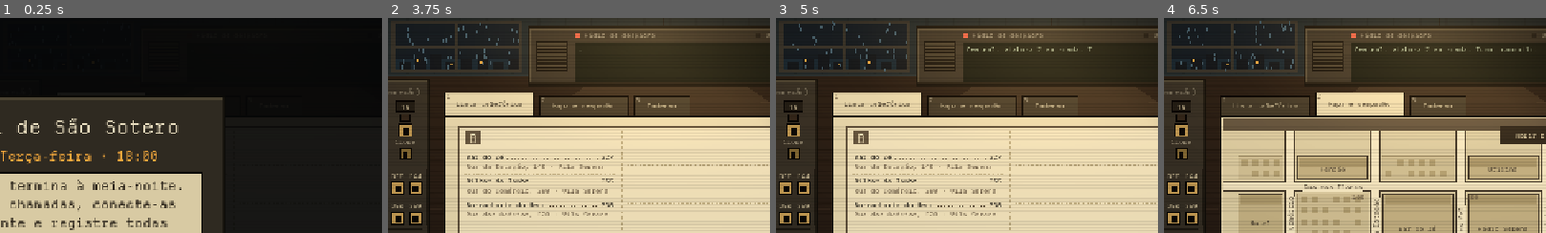
Above: before the commit, frames 1-4 (left to right).
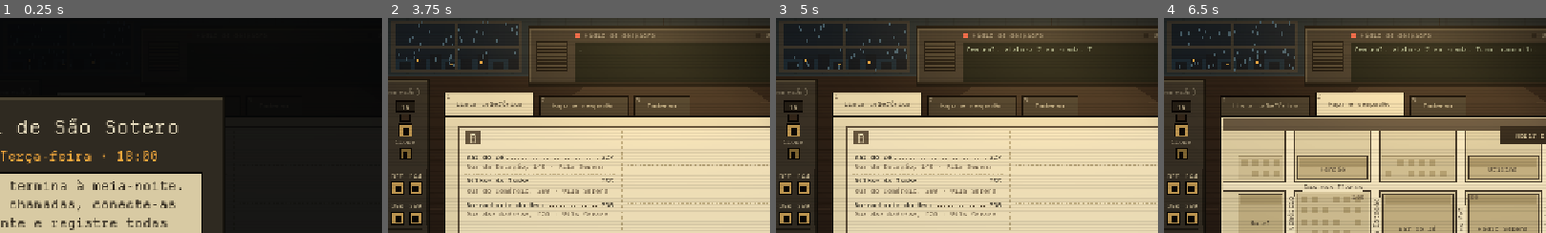
Above: after the commit, the same moments.

Repository: MendelDdS/Project-Switchboard
Game: Godot game, scene res://scenes/main.tscn
Two runs of this game, one before a commit and one after it. Both use one fixed random seed, a clock stepped at 60 frames per second and the inputs below.
Inputs (mouse positions are % of the whole screen's width and height, from its top left):
- Up to frame 1 (0.25 s): no input
- Up to frame 2 (3.75 s): click "Lista telefônica" at 0.5 s; click "Mapa e despacho" at 1.25 s; click "Virar ▶" at 2 s; click "Caderno" at 2.75 s; click "Começar turno" at 3.5 s
- Up to frame 3 (5 s): tap Enter at 4.25 s; drag from (25, 37) to (60, 28) at 4.27 s
- Up to frame 4 (6.5 s): drag from (74, 58) to (45, 70) at 5.02 s; move the mouse to (60, 28) at 5.77 s; hold X (hang_up) from 5.78 s (still down); tap 2 (tab_dispatch) at 5.85 s
The pictures show only the part of the screen within x 42-92%, y 0-50%; the shares and areas given below are measured in that part.

The runs differ from the first frame. In frame 2, 0.4% of the frame differs, in the area x 2-35%, y 1-24%; in frame 3, 0.3%; in frame 4, 0.5%, in the area x 4-35%, y 1-25%.

Commit message:
fix(#0000): improve printer sound

Diff:
--- a/scripts/sfx.gd
+++ b/scripts/sfx.gd
@@ -54,6 +54,9 @@
 ## Cada linha tem a campainha num tom levemente diferente (é o mesmo equipamento: só uma nuance), 01 a mais grave,
 ## 10 a mais aguda; passo relativo entre linhas vizinhas (0,006 = ±2,7% nas pontas, cerca de meio semitom).
 const BELL_STEP := 0.006
+## Impressora do cartão: colunas de agulhas por segundo (o "zzrt" com tom) e passos por segundo do motor do papel.
+const PRINTER_COLS := 1150.0
+const PRINTER_STEPS := 230.0
 
 ## Sons mecânicos que se repetem muito (plugs, fios): cada vez sai com o tom e o volume levemente diferentes
 ## (± VARY_PITCH, ± VARY_DB), para a mesa cheia não soar como uma máquina.
@@ -711,22 +714,37 @@
 		_tone(t, randf_range(160.0, 210.0), 0.035, "sine", 0.45)
 		t += randf_range(0.055, 0.1)
 	_end("typing")
-	_begin(1.35)
-	var pins := PackedFloat32Array()
-	pins.resize(_w.size())
-	for i in int(1.25 * RATE):   # as agulhas batendo sem parar: pulsos rápidos e irregulares
+	# impressora matricial: cada batida de agulha é um impulso que faz soar o metal da agulha e o rolo; o motor de
+	# passo puxa o papel aos "tk" regulares; tudo ressoa na carcaça
+	_begin(1.4)
+	var hits := PackedFloat32Array()
+	hits.resize(_w.size())
+	t = 0.03
+	var word := randi_range(2, 7)
+	while t < 1.22:
+		for col in 7:   # um caractere: colunas de agulhas (algumas das 9 em cada), a última vazia
+			var i := int((t + randf_range(0.0, 0.00015)) * RATE)
+			hits[i] += (randi_range(1, 7) if col < 6 and randf() < 0.85 else 0) / 9.0
+			t += 1.0 / PRINTER_COLS
+		word -= 1
+		if word == 0:   # espaço entre palavras: a cabeça anda sem bater
+			t += randi_range(1, 2) * 7.0 / PRINTER_COLS
+			word = randi_range(2, 7)
+	var steps := PackedFloat32Array()
+	steps.resize(_w.size())
+	t = 0.0
+	while t < 1.27:
+		steps[int(t * RATE)] = 1.0
+		t += 1.0 / (PRINTER_STEPS * minf(0.4 + t / 0.12, 1.0))   # o motor embala no começo
+	steps[int(1.29 * RATE)] = 2.0   # o rolo solta o cartão
+	var x := _modes(hits, [[3100.0, 0.0015, 0.5], [4700.0, 0.001, 0.3], [190.0, 0.006, 0.6]])
+	var feed := _modes(steps, [[850.0, 0.004, 0.5], [140.0, 0.012, 0.7]])
+	for i in x.size():
+		x[i] += feed[i] * 0.45
+	var box := _modes(x, [[1.0, 0.0, 1.0], [320.0, 0.025, 0.3], [1200.0, 0.012, 0.2]])   # a carcaça
+	for i in box.size():
 		var ts := float(i) / RATE
-		if fmod(ts * 1150.0, 1.0) < 0.2 and randf() < 0.75:
-			pins[i] = randf_range(-1.0, 1.0) * minf(ts / 0.03, 1.0) * minf((1.25 - ts) / 0.08, 1.0)
-	pins = _biquad(pins, "bp", 2400.0, 0.6)
-	var body := PackedFloat32Array()   # o motor da cabeça e o papel correndo pelo rolo, contínuos
-	body.resize(_w.size())
-	for i in int(1.25 * RATE):
-		var ts := float(i) / RATE
-		body[i] = (_wave("saw", 95.0 * ts) * 0.08 + randf_range(-1.0, 1.0) * 0.12) * minf(ts / 0.05, 1.0) * minf((1.25 - ts) / 0.08, 1.0)
-	body = _biquad(body, "lp", 900.0, 0.7)
-	for i in pins.size():
-		_w[i] += pins[i] * 0.9 + body[i]
+		_w[i] = box[i] * minf(ts / 0.02, 1.0) * clampf((1.38 - ts) / 0.06, 0.0, 1.0)
 	_end("printer")
 	_begin(0.12)
 	_noise(0, 0.012, "hp", 2500.0, 0.7, 1.0); _tone(0, 150.0, 0.07, "sine", 0.8); _tone(0.002, 2600.0, 0.01, "square", 0.15)
@@ -846,6 +864,21 @@
 
 
 ## Ressonador de dois polos: `x` excita um modo de frequência `f` que decai em `tau` segundos.
+## Soma de modos de vibração excitados por `x`: cada um [frequência, decaimento (s), ganho], normalizado pelo pico
+## (frequência 1 com decaimento 0 = o próprio `x`).
+func _modes(x: PackedFloat32Array, modes: Array) -> PackedFloat32Array:
+	var y := PackedFloat32Array()
+	y.resize(x.size())
+	for m in modes:
+		var r := x if m[1] == 0.0 else _resonator(x, m[0], m[1])
+		var top := 0.0001
+		for v in r:
+			top = maxf(top, absf(v))
+		for i in r.size():
+			y[i] += r[i] * m[2] / top
+	return y
+
+
 func _resonator(x: PackedFloat32Array, f: float, tau: float) -> PackedFloat32Array:
 	var r := exp(-1.0 / (tau * RATE))
 	var c := 2.0 * r * cos(TAU * f / RATE)
